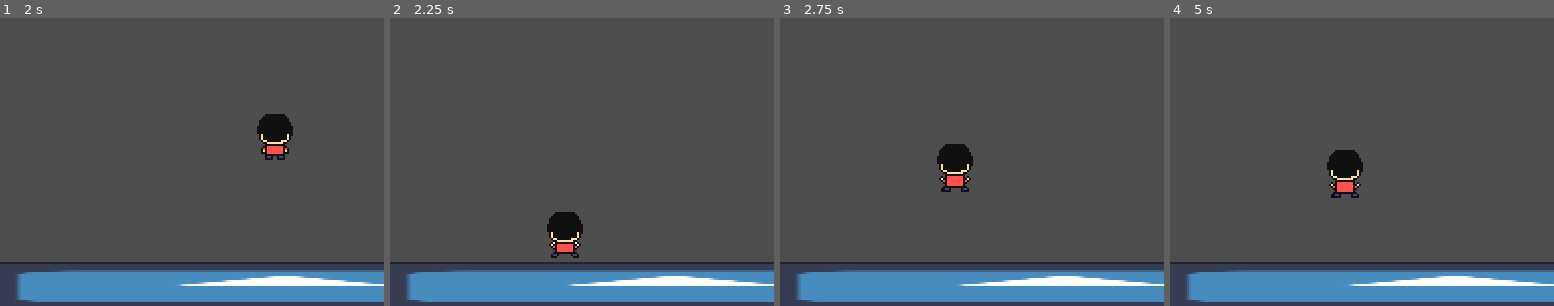
Above: before the commit, frames 1-4 (left to right).
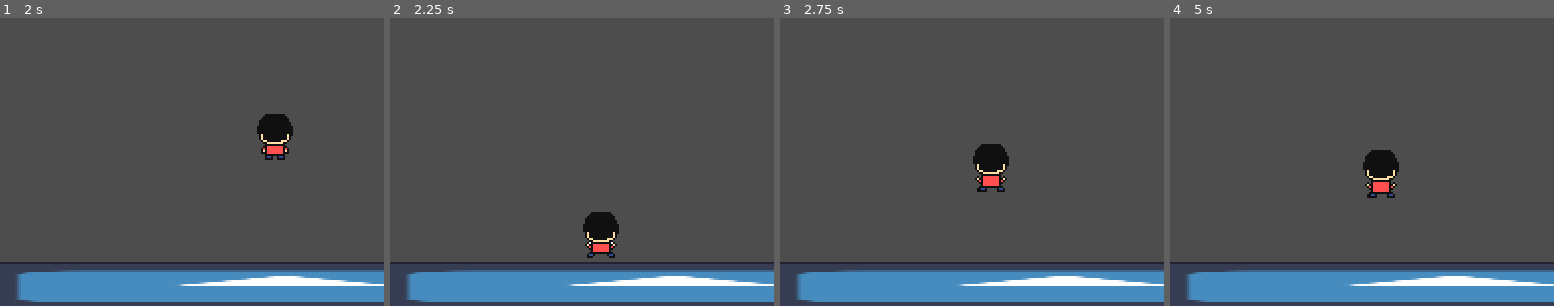
Above: after the commit, the same moments.

Repository: KaylaPuig/Hackabull-2023
Game: Godot game, scene res://Menu.tscn
Two runs of this game, one before a commit and one after it. Both use one fixed random seed, a clock stepped at 60 frames per second and the inputs below. The engine's default icon, where the game draws it, is replaced by a stand-in: a white triangle on a blue panel in a dark square.
Inputs:
- Up to frame 1 (2 s): tap Enter (ui_accept) at 0.5, 1.35, 1.52, 1.82 s; hold Enter (ui_accept) 0.53-1.28 s; hold Right (ui_right) from 0.53 s (still down)
- Up to frame 2 (2.25 s): release Right (ui_right) at 2.03 s; hold Left (ui_left) from 2.03 s (still down); hold Enter (ui_accept) from 2.03 s (still down)
- Up to frame 3 (2.75 s): keep holding Left (ui_left); keep holding Enter (ui_accept)
- Up to frame 4 (5 s): release Left (ui_left) at 2.78 s; release Enter (ui_accept) at 2.78 s; hold Right (ui_right) 2.78-4.28 s; tap Enter (ui_accept) at 2.85, 3.02, 3.32, 4.35, 4.52, 4.82 s; hold Enter (ui_accept) 3.53-4.28 s; hold Left (ui_left) from 4.28 s (still down)
The pictures show only the part of the screen within x 14-64%, y 50-100%; the shares and areas given below are measured in that part.

Frame 1 is identical in both runs. In frame 2, 2.3% of the frame differs, in the area x 40-60%, y 67-84%; in frame 3, 2.4%, in the area x 40-60%, y 43-61%; in frame 4, 2.4%.

Commit message:
4cq7qoyxq3ynfheruisfhsdfk

Diff:
--- a/Cutscene.gd
+++ b/Cutscene.gd
@@ -5,7 +5,6 @@
 func _ready():
 	$CutsceneSprite.play("default")
 
-
 # Called every frame. 'delta' is the elapsed time since the previous frame.
 func _process(delta):
 	if not $CutsceneSprite.is_playing() or Input.is_action_just_pressed("ui_accept"):
--- a/Player.gd
+++ b/Player.gd
@@ -1,12 +1,13 @@
 extends CharacterBody2D
 
 var lane = 0
+var start_slide = false
 var sliding = false
 var sliding_elapsed = 0.0
 
 const LANE_MIN = -1
 const LANE_MAX = 1
-const LANE_DIST = 50.0
+const LANE_DIST = 32.0
 const SPEED = 300.0
 const GRAVITY = 300.0
 const JUMPHEIGHT = 150.0
@@ -19,19 +20,28 @@
 		lane += 1
 	if not sliding and Input.is_action_just_pressed("ui_left"):
 		lane -= 1
-	if is_on_floor() and Input.is_action_just_pressed("ui_down"):
-		sliding = true
-	if is_on_floor():
+	if is_on_floor() and not sliding and Input.is_action_just_pressed("ui_down"):
+		start_slide = true
+	if is_on_floor() and not sliding:
 		$Animations.play("walk_down")
 	if not sliding and is_on_floor() and (Input.is_action_pressed("ui_up") or Input.is_action_pressed("ui_accept")):
 		velocity.y = -JUMPHEIGHT
 		$Animations.play("jump")
+	if start_slide:
+		start_slide = false
+		sliding = true
+		$Animations.play("slide")
+
 	if sliding:
-		$Animations.play("slide")
+		$CollisionRect.disabled = true
+		$CollisionSlidingRect.disabled = false
 		sliding_elapsed += delta
 		if sliding_elapsed > 0.67:
 			sliding = false
 			sliding_elapsed = 0.0
+	else:
+		$CollisionRect.disabled = false
+		$CollisionSlidingRect.disabled = true
 
 	# clamp lane value
 	if lane < LANE_MIN:
--- a/Player.tscn
+++ b/Player.tscn
@@ -97,15 +97,22 @@
 [sub_resource type="RectangleShape2D" id="RectangleShape2D_q5xrm"]
 size = Vector2(20, 24)
 
+[sub_resource type="RectangleShape2D" id="RectangleShape2D_7lem3"]
+size = Vector2(20, 16)
+
 [node name="Player" type="CharacterBody2D"]
 script = ExtResource("1_v82tr")
 
 [node name="Animations" type="AnimatedSprite2D" parent="."]
 sprite_frames = SubResource("SpriteFrames_3e5je")
 animation = &"slide"
+frame_progress = 0.00529794
 
 [node name="CollisionRect" type="CollisionShape2D" parent="."]
 position = Vector2(-1, 0)
 shape = SubResource("RectangleShape2D_q5xrm")
 
 [node name="CollisionSlidingRect" type="CollisionShape2D" parent="."]
+position = Vector2(-1, 4)
+shape = SubResource("RectangleShape2D_7lem3")
+disabled = true
Not shown: 1 places in Player.tscn that only renumber resources
